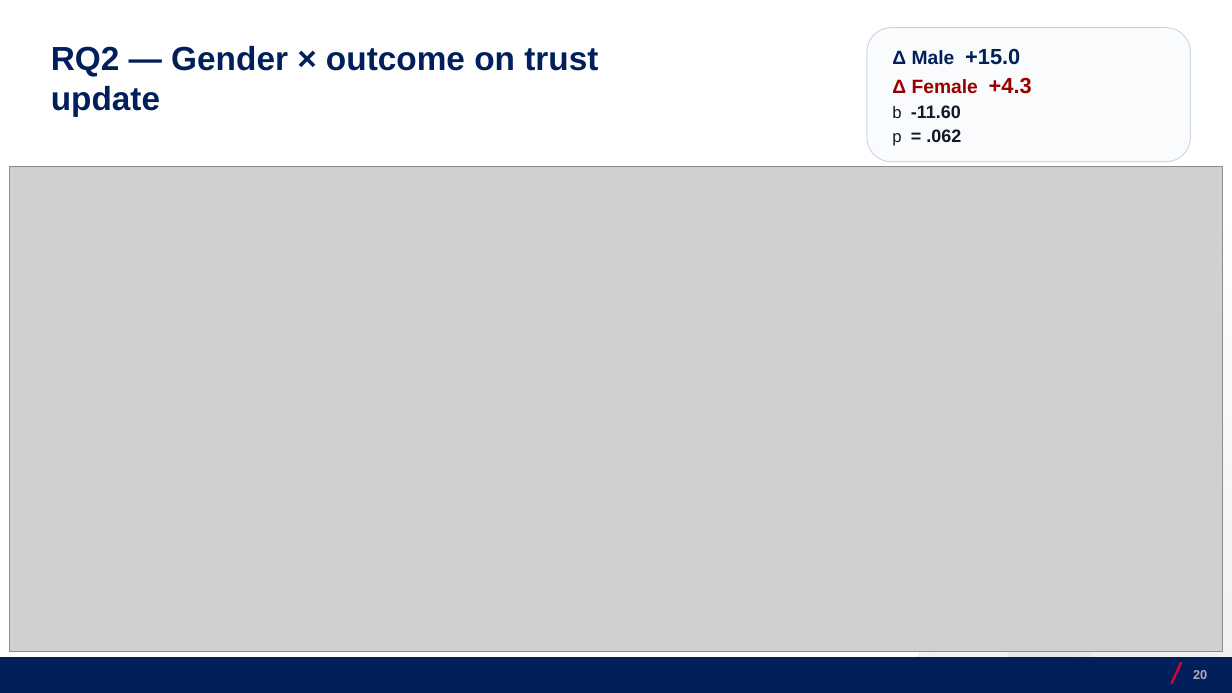
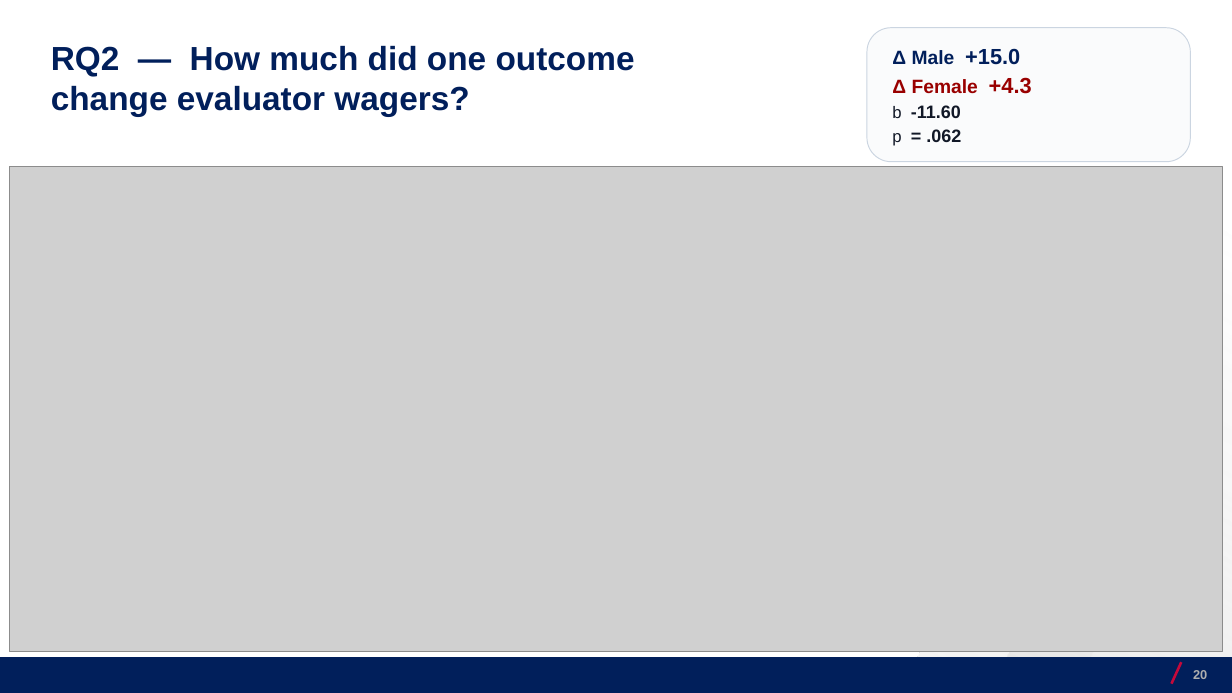
Before and after one commit to josecerv/sponsorship-network, a slide deck: slide 20 of docs/UChicago-0410.pptx. Drawn at 1232x693 pixels with LibreOffice and Linux fonts; fonts in the diff are those of the drawing; grey boxes stand for pictures; background and template pictures are left out. Boxes give left, top, right and bottom in pixels: in the first picture for what was removed or moved away, otherwise in the second. Text is boxed around its words. In the diff, an @@ line names an element or a change of style, - is before the commit and + after.

```diff
--- a/docs/UChicago-0410.pptx
+++ b/docs/UChicago-0410.pptx
@@ text at (x1=51, y1=45, x2=635, y2=116): text changed @@
-RQ2 — Gender × outcome on trust update
+RQ2 — How much did one outcome change evaluator wagers?
```
Also in this commit, not shown: 5 other slides changed, 1 other file.
